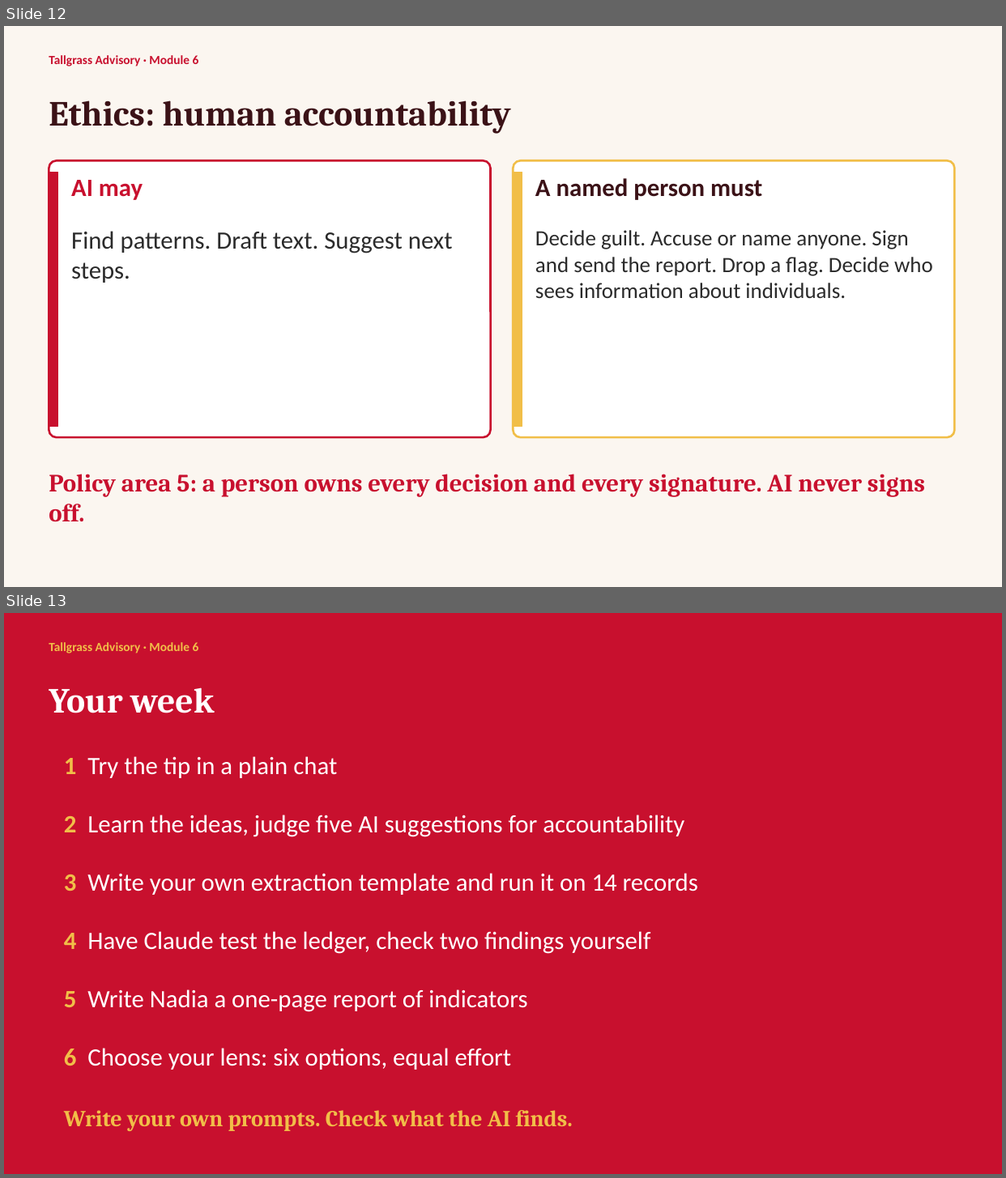
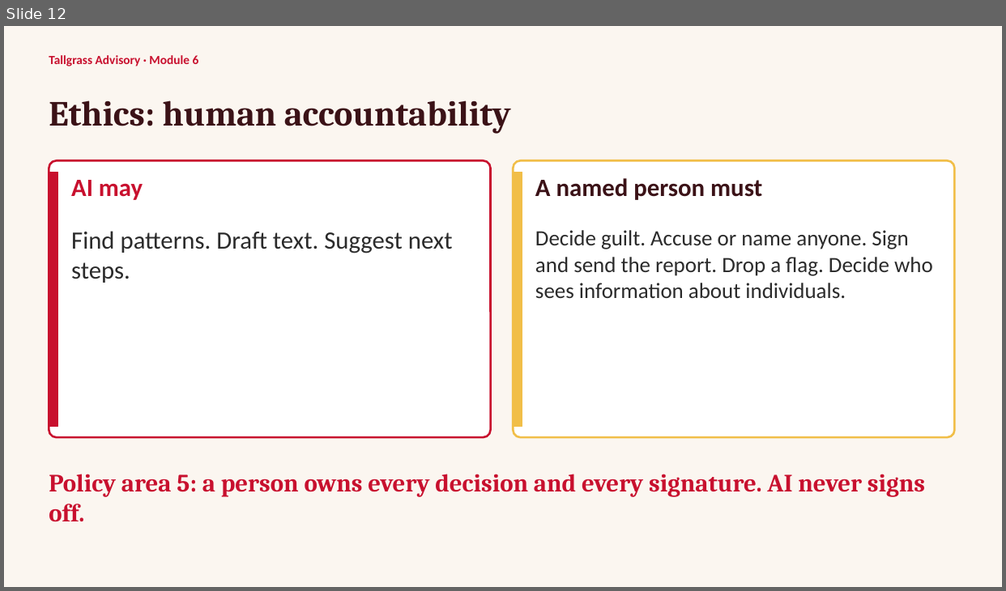
Before and after one commit to bradtrinkle/acct4420-course, a slide deck: downloads/module-6-slides.pptx. Shown one above the other, each under a label of ours: slides 12 and 13 before the commit, slide 12 after it. The pictures are 1006x1178 and 1006x591 pixels, drawn with LibreOffice and Linux fonts; fonts in the diff are those of the drawing. Boxes give left, top, right and bottom in pixels: in the first picture for what was removed or moved away, otherwise in the second. Text is boxed around its words. In the diff, an @@ line names an element or a change of style, - is before the commit and + after.

```diff
--- a/downloads/module-6-slides.pptx
+++ b/downloads/module-6-slides.pptx
@@ slide 13 removed at <box>4,613,1002,1174</box>, background #C8102E @@
@@ text removed at <box>49,642,199,653</box> @@
-Tallgrass Advisory · Module 6
@@ text removed at <box>49,688,214,713</box> @@
-Your week
@@ text removed at <box>64,756,337,778</box> @@
-1 Try the tip in a plain chat
@@ text removed at <box>64,815,684,837</box> @@
-2 Learn the ideas, judge five AI suggestions for accountability
@@ text removed at <box>64,873,698,895</box> @@
-3 Write your own extraction template and run it on 14 records
@@ text removed at <box>64,931,650,954</box> @@
-4 Have Claude test the ledger, check two findings yourself
@@ text removed at <box>64,990,527,1012</box> @@
-5 Write Nadia a one-page report of indicators
@@ text removed at <box>64,1048,512,1070</box> @@
-6 Choose your lens: six options, equal effort
@@ text removed at <box>64,1110,573,1131</box> @@
-Write your own prompts. Check what the AI finds.
```
Also in this commit, not shown: 1 slide added, 29 other files.
